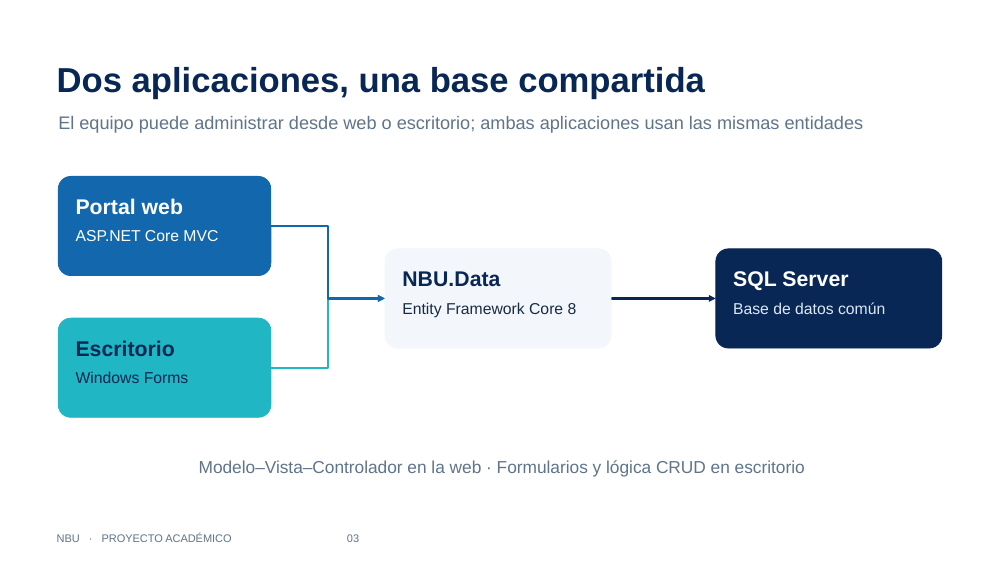
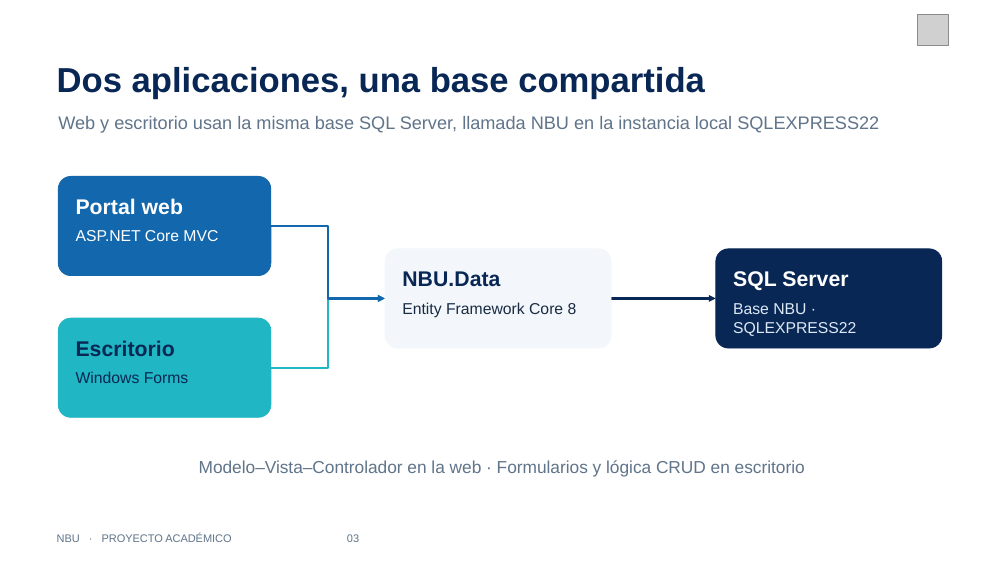
Before and after one commit to maltescharlie-max/NBU, a slide deck: slide 3 of entregables/Presentacion-NBU.pptx. Drawn at 1008x567 pixels with LibreOffice and Linux fonts; fonts in the diff are those of the drawing; grey boxes stand for pictures. Boxes give left, top, right and bottom in pixels: in the first picture for what was removed or moved away, otherwise in the second. Text is boxed around its words. In the diff, an @@ line names an element or a change of style, - is before the commit and + after.

```diff
--- a/entregables/Presentacion-NBU.pptx
+++ b/entregables/Presentacion-NBU.pptx
@@ picture added at (918,14,950,46) @@
@@ text at (58,116,879,133): text changed @@
-El equipo puede administrar desde web o escritorio; ambas aplicaciones usan las mismas entidades
+Web y escritorio usan la misma base SQL Server, llamada NBU en la instancia local SQLEXPRESS22
@@ text at (733,303,856,336): text changed @@
-Base de datos común
+Base NBU · SQLEXPRESS22
```
Also in this commit, not shown: 6 other slides changed, 1 slide added, 1 slide removed, 13 other files.
